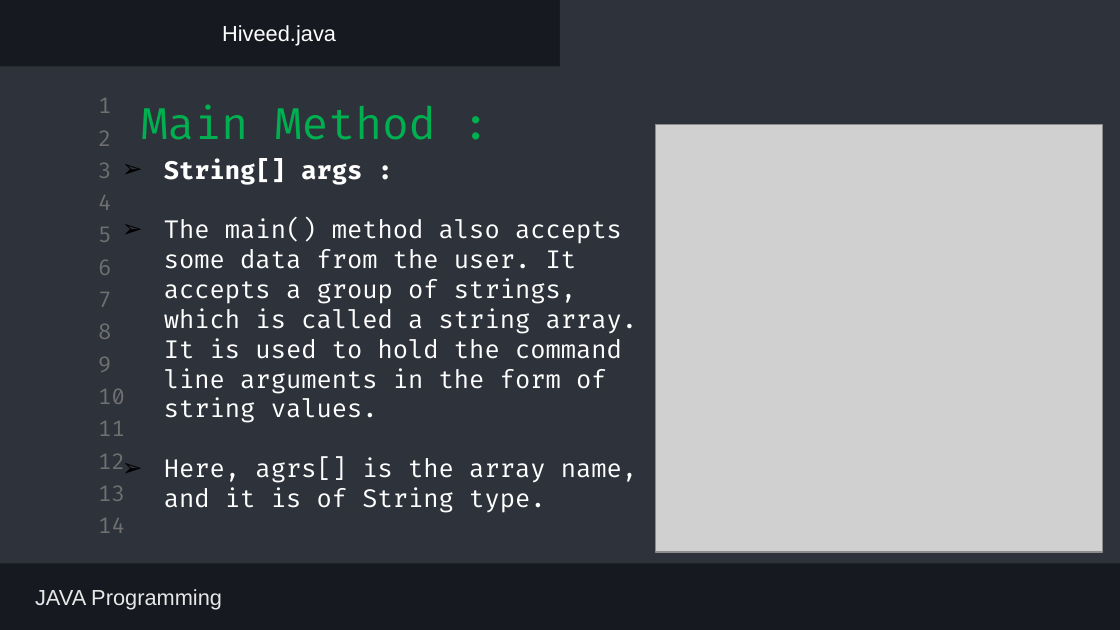
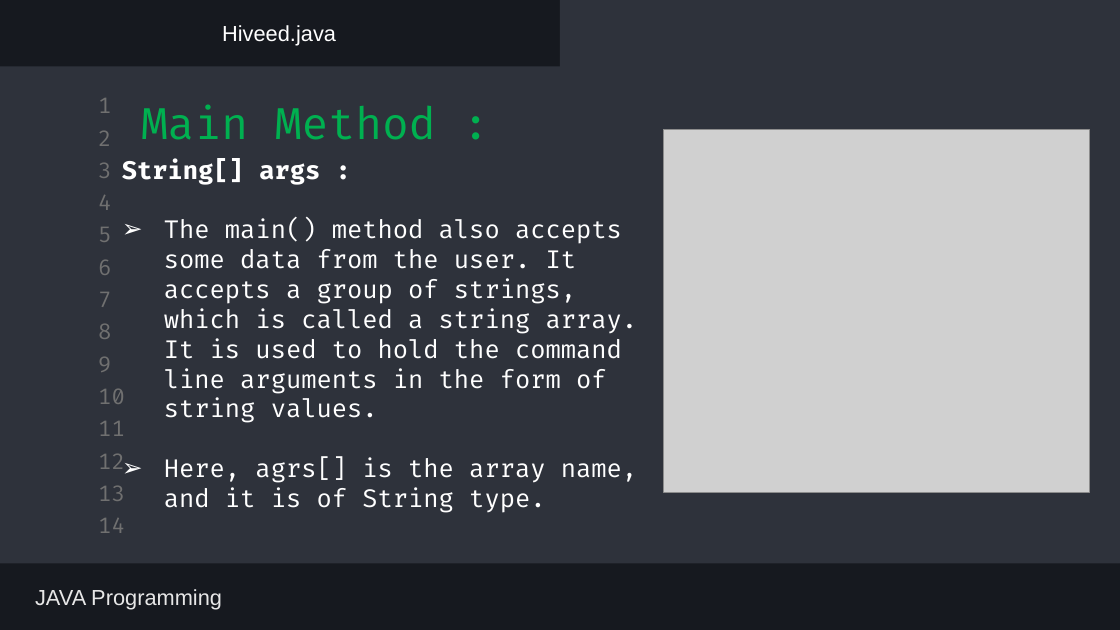
Before and after one commit to The-HiveEd/Notes, a slide deck: slide 10 of JAVA PPT/Day3.pptx. Drawn at 1120x630 pixels with LibreOffice and Linux fonts; fonts in the diff are those of the drawing; grey boxes stand for pictures. Boxes give left, top, right and bottom in pixels: in the first picture for what was removed or moved away, otherwise in the second. Text is boxed around its words. In the diff, an @@ line names an element or a change of style, - is before the commit and + after.

```diff
--- a/JAVA PPT/Day3.pptx
+++ b/JAVA PPT/Day3.pptx
@@ text "String[] args :" at box(122, 159, 638, 508): bullet ➢ to none; bullet colour #000000 to #FFFFFF @@
@@ picture: place and size @@
-picture at box(656, 124, 1103, 552)
+picture at box(664, 129, 1090, 492)
```
Also in this commit, not shown: 7 other slides changed, 15 other files.
